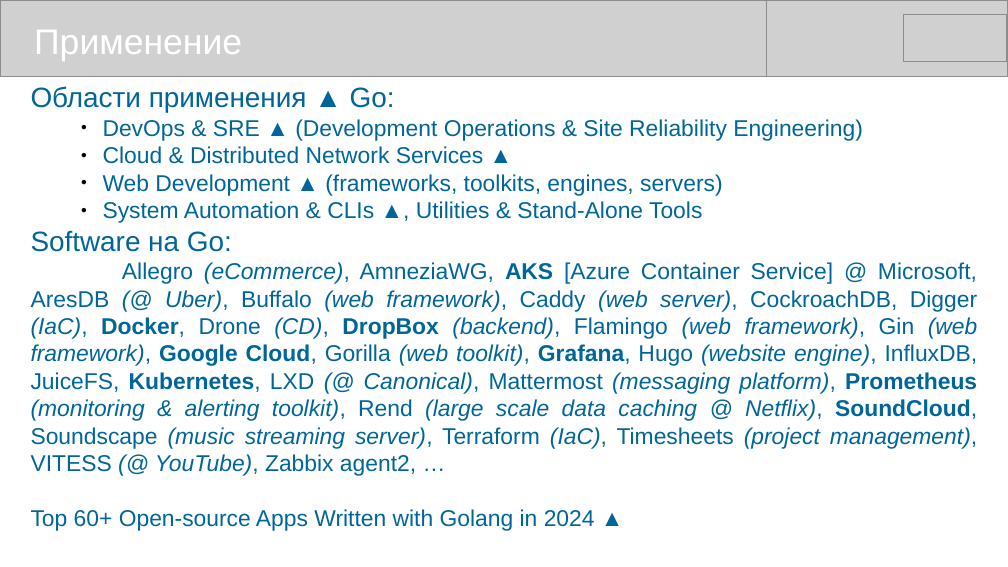
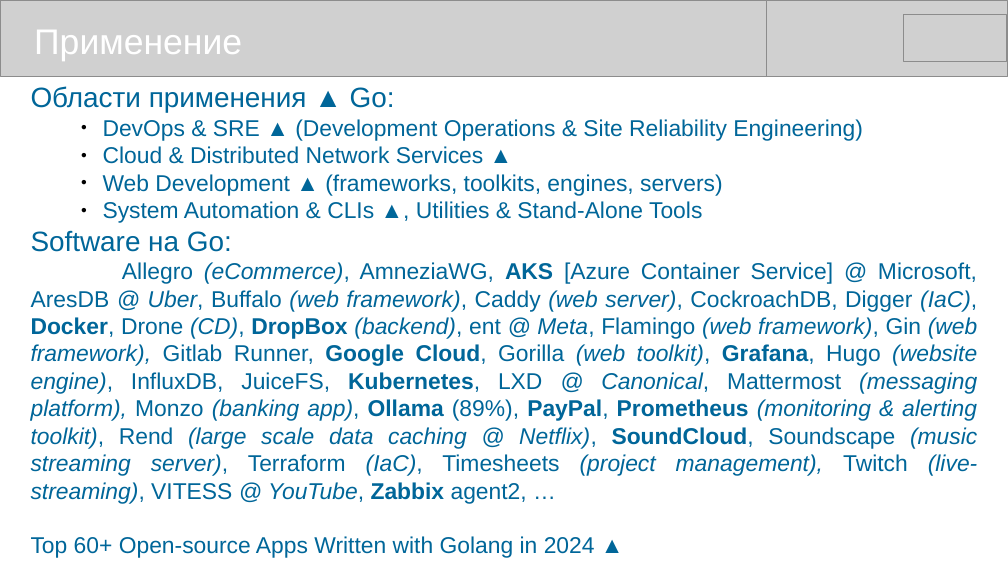
Before and after one commit to mike-shock/Go_language, a slide deck: slide 29 of Go_Review.odp. Drawn at 1008x567 pixels with LibreOffice and Linux fonts; fonts in the diff are those of the drawing; grey boxes stand for pictures. Boxes give left, top, right and bottom in pixels: in the first picture for what was removed or moved away, otherwise in the second. Text is boxed around its words. In the diff, an @@ line names an element or a change of style, - is before the commit and + after.

```diff
--- a/Go_Review.odp
+++ b/Go_Review.odp
@@ text at (31,262,978,504): text changed @@
-Allegro (eCommerce), AmneziaWG, AKS [Azure Container Service] @ Microsoft, AresDB (@ Uber), Buffalo (web framework), Caddy (web server), CockroachDB, Digger (IaC), Docker, Drone (CD), DropBox (backend), Flamingo (web framework), Gin (web framework), Google Cloud, Gorilla (web toolkit), Grafana, Hugo (website engine), InfluxDB, JuiceFS, Kubernetes, LXD (@ Canonical), Mattermost (messaging platform), Prometheus (monitoring & alerting toolkit), Rend (large scale data caching @ Netflix), SoundCloud, Soundscape (music streaming server), Terraform (IaC), Timesheets (project management), VITESS (@ YouTube), Zabbix agent2, …
+Allegro (eCommerce), AmneziaWG, AKS [Azure Container Service] @ Microsoft, AresDB @ Uber, Buffalo (web framework), Caddy (web server), CockroachDB, Digger (IaC), Docker, Drone (CD), DropBox (backend), ent @ Meta, Flamingo (web framework), Gin (web framework), Gitlab Runner, Google Cloud, Gorilla (web toolkit), Grafana, Hugo (website engine), InfluxDB, JuiceFS, Kubernetes, LXD @ Canonical, Mattermost (messaging platform), Monzo (banking app), Ollama (89%), PayPal, Prometheus (monitoring & alerting toolkit), Rend (large scale data caching @ Netflix), SoundCloud, Soundscape (music streaming server), Terraform (IaC), Timesheets (project management), Twitch (live-streaming), VITESS @ YouTube, Zabbix agent2, …
```
Also in this commit, not shown: 10 other slides changed, 1 other file.
